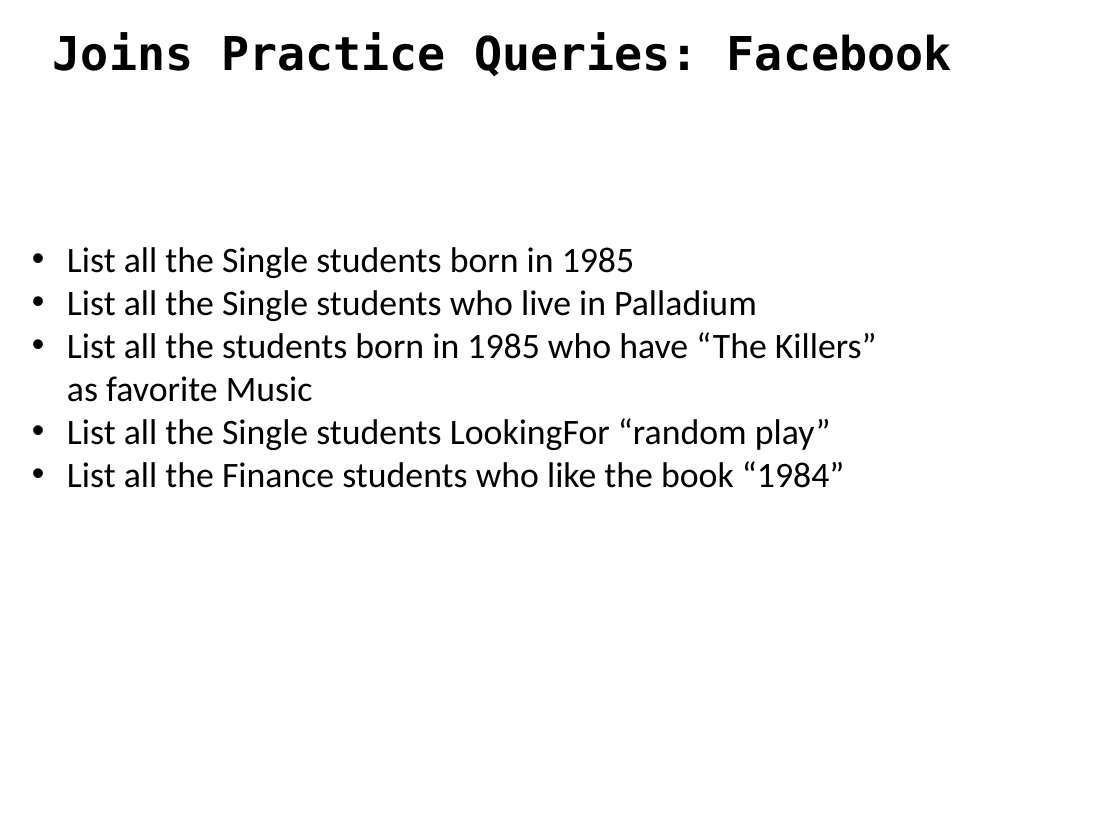
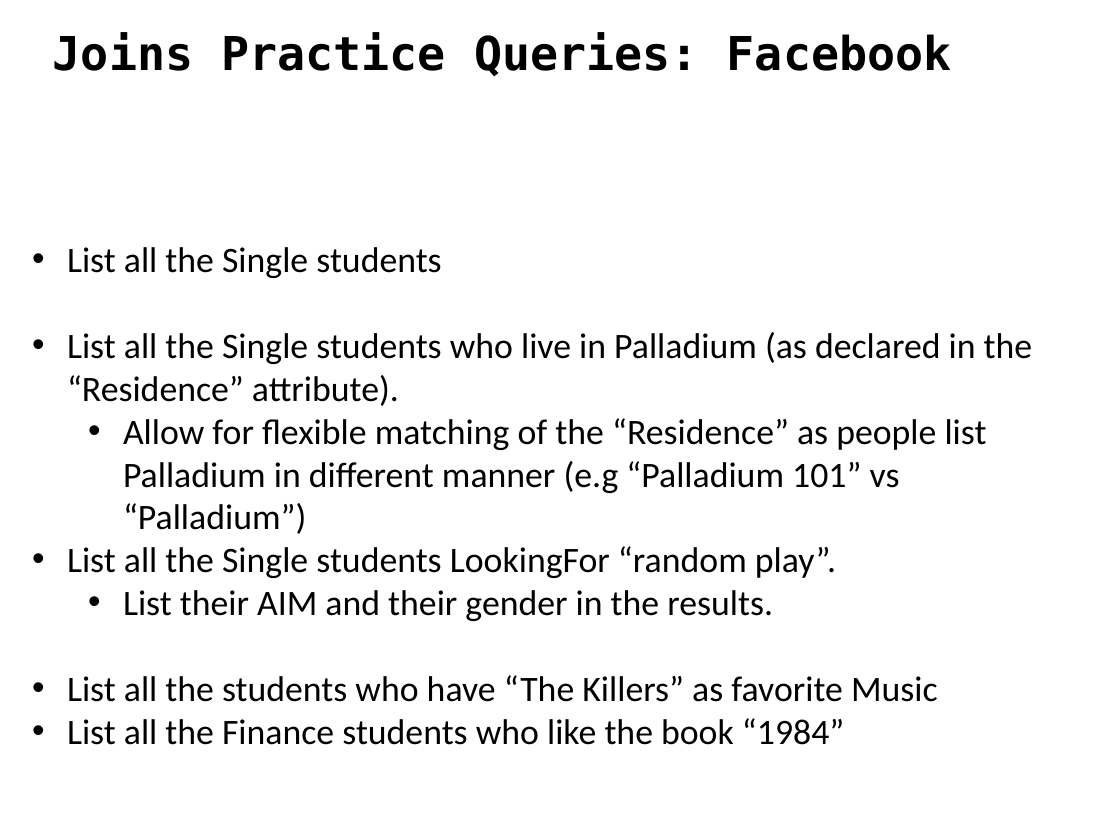
Before and after one commit to ipeirotis/introduction-to-databases, a slide deck: slide 45 of C-SQL.pptx (slide 40 before the commit). Drawn at 1120x840 pixels with LibreOffice and Linux fonts; fonts in the diff are those of the drawing. Boxes give left, top, right and bottom in pixels: in the first picture for what was removed or moved away, otherwise in the second. Text is boxed around its words. In the diff, an @@ line names an element or a change of style, - is before the commit and + after.

```diff
--- a/C-SQL.pptx
+++ b/C-SQL.pptx
@@ text at (x1=67, y1=247, x2=1032, y2=702): text changed @@
-• List all the Single students born in 1985
-• List all the Single students who live in Palladium
-• List all the students born in 1985 who have “The Killers” as favorite Music
-• List all the Single students LookingFor “random play”
+• List all the Single students
+• List all the Single students who live in Palladium (as declared in the “Residence” attribute).
+  • Allow for flexible matching of the “Residence” as people list Palladium in different manner (e.g “Palladium 101” vs “Palladium”)
+• List all the Single students LookingFor “random play”.
+  • List their AIM and their gender in the results.
+• List all the students who have “The Killers” as favorite Music
```
Also in this commit, not shown: 15 other slides changed, 9 slides added.
